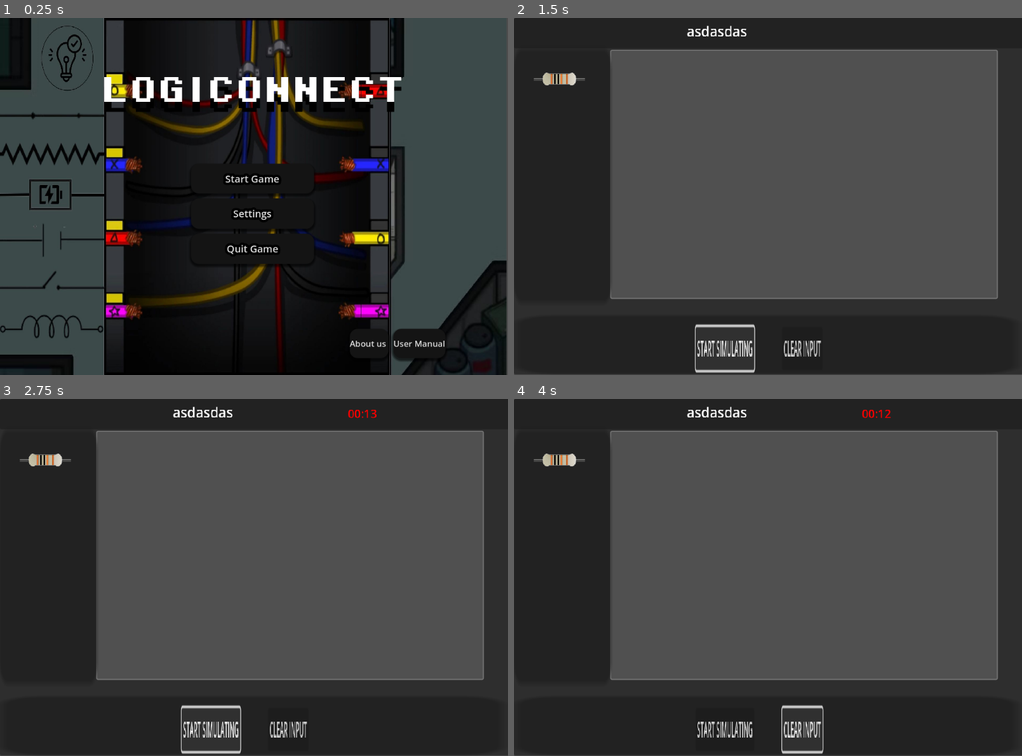
Above: before the commit, frames 1-4 (two rows, left to right).
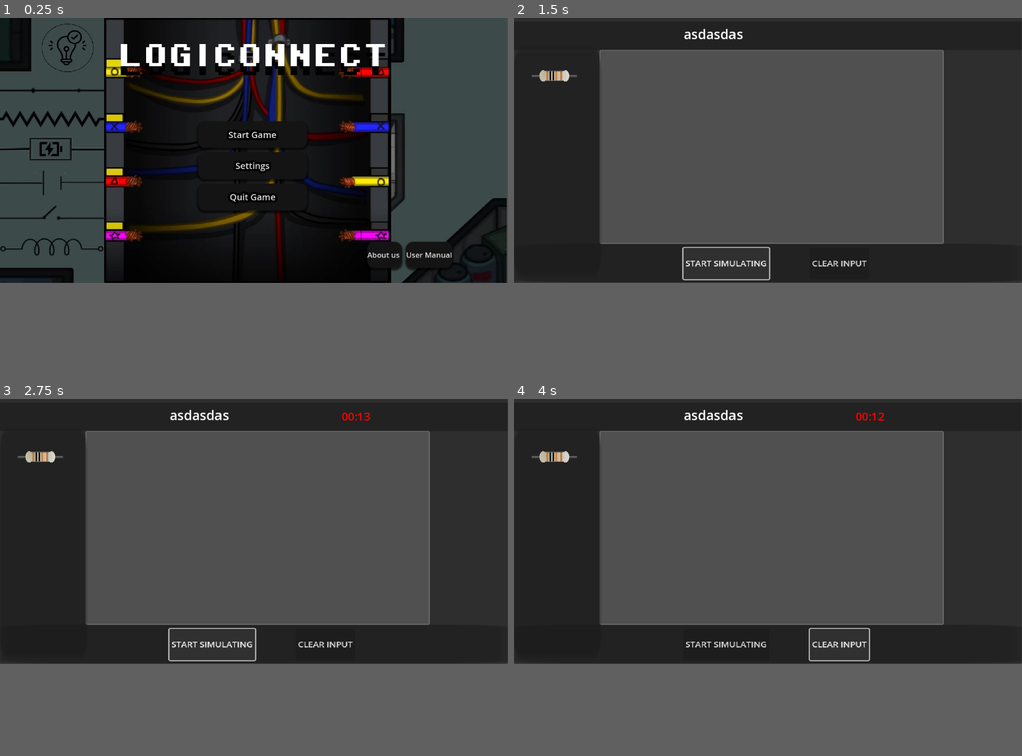
Above: after the commit, the same moments.

Repository: kurtseles090805/SD-PROJECT-GODOT
Game: Godot game, scene res://scenes/Home_Screen.tscn
Two runs of this game, one before a commit and one after it. Both use one fixed random seed, a clock stepped at 60 frames per second and the inputs below.
Inputs:
- Up to frame 1 (0.25 s): no input
- Up to frame 2 (1.5 s): click "Start Game" at 0.5 s; click "START SIMULATING" at 1.25 s
- Up to frame 3 (2.75 s): click "START SIMULATING" at 2 s
- Up to frame 4 (4 s): click "CLEAR INPUT" at 2.75 s; click "CLEAR INPUT" at 3.5 s
In our replay, the window is 800x562 before the commit and 800x417 after it. These sizes can differ from the game's own. Grey fills any space a smaller window leaves; there, only what the larger window draws over its background counts as a difference.

The runs differ from the first frame. In frame 1, 40% of the frame differs, in the area x 0-100%, y 0-100%; in frame 2, 20%; in frame 3, 21%; in frame 4, 20%.

Commit message:
kupal ka pala perd

Diff:
--- a/project.godot
+++ b/project.godot
@@ -17,8 +17,7 @@
 
 [display]
 
-window/size/viewport_width=1024
-window/size/viewport_height=720
+window/size/viewport_height=600
 window/size/initial_position_type=0
 window/size/window_width_override=1024
 window/size/window_height_override=768
--- a/scenes/UPDATED SCENE GAME.tscn
+++ b/scenes/UPDATED SCENE GAME.tscn
@@ -24,6 +24,8 @@
 anchors_preset = 15
 anchor_right = 1.0
 anchor_bottom = 1.0
+offset_top = 8.0
+offset_bottom = 8.0
 grow_horizontal = 2
 grow_vertical = 2
 scale = Vector2(1.01001, 0.985575)
@@ -34,17 +36,20 @@
 anchors_preset = 15
 anchor_right = 1.0
 anchor_bottom = 1.0
+offset_top = -16.0
+offset_right = -128.0
+offset_bottom = 10.0
 grow_horizontal = 2
 grow_vertical = 2
-scale = Vector2(0.991759, 1.01297)
+scale = Vector2(1.11342, 0.98467)
 
 [node name="GraphFrame" type="GraphFrame" parent="."]
 layout_mode = 0
 offset_left = 192.0
 offset_top = 64.0
 offset_right = 960.0
-offset_bottom = 584.0
-scale = Vector2(1.00737, 0.982539)
+offset_bottom = 519.0
+scale = Vector2(1.00642, 0.982539)
 tint_color_enabled = true
 tint_color = Color(0.359069, 0.359069, 0.359069, 0.75)
 
@@ -52,7 +57,7 @@
 layout_mode = 0
 offset_right = 1148.0
 offset_bottom = 65.0
-scale = Vector2(0.898448, 0.949751)
+scale = Vector2(0.993078, 1.0087)
 
 [node name="LABEL BOX" type="Label" parent="TOP BOX"]
 layout_mode = 0
@@ -89,21 +94,20 @@
 
 [node name="BOTTOM SCREEN" type="Panel" parent="."]
 layout_mode = 0
-offset_left = 3.0
-offset_top = 609.0
-offset_right = 42.0
-offset_bottom = 629.0
-scale = Vector2(25.6831, 5.95057)
+offset_top = 511.376
+offset_right = 27.0
+offset_bottom = 549.376
+scale = Vector2(42.2566, 2.31184)
 
 [node name="HBoxContainer" type="HBoxContainer" parent="BOTTOM SCREEN"]
 layout_mode = 1
 anchors_preset = -1
 anchor_right = 0.361
 anchor_bottom = 1.6
-offset_left = 14.0121
-offset_top = 3.65262
-offset_right = 341.933
-offset_bottom = 3.65265
+offset_left = 8.80987
+offset_top = 3.5111
+offset_right = 341.063
+offset_bottom = 11.7111
 scale = Vector2(0.0288333, 0.458436)
 theme_override_constants/separation = 75
 
@@ -116,6 +120,7 @@
 text = "CLEAR INPUT"
 
 [node name="Node2D" type="Node2D" parent="."]
+scale = Vector2(0.778434, 1.28022)
 
 [node name="TOOLBOX" type="Panel" parent="."]
 layout_mode = 0
@@ -146,6 +151,7 @@
 
 [node name="TextureRect4" parent="TOOLBOX" instance=ExtResource("2_d44vy")]
 clip_contents = true
+layout_mode = 0
 offset_top = 27.1258
 offset_bottom = 67.1258
 scale = Vector2(0.918964, 0.215558)
@@ -154,7 +160,7 @@
 clip_contents = true
 layout_mode = 1
 anchors_preset = -1
-anchor_left = -0.00185759
+anchor_left = -0.00478728
 anchor_top = 0.00130096
 anchor_right = -0.00478728
 anchor_bottom = 0.00130096
